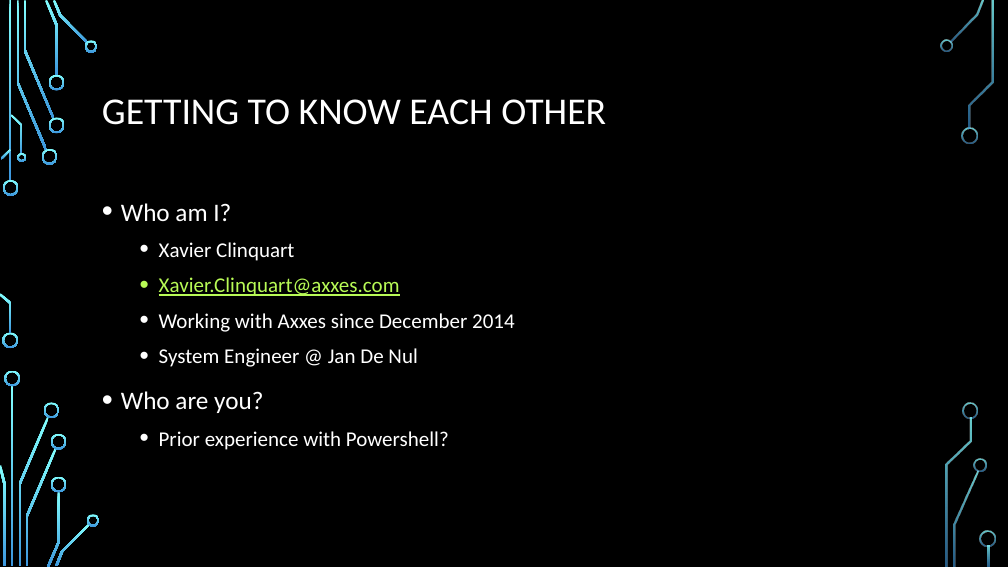
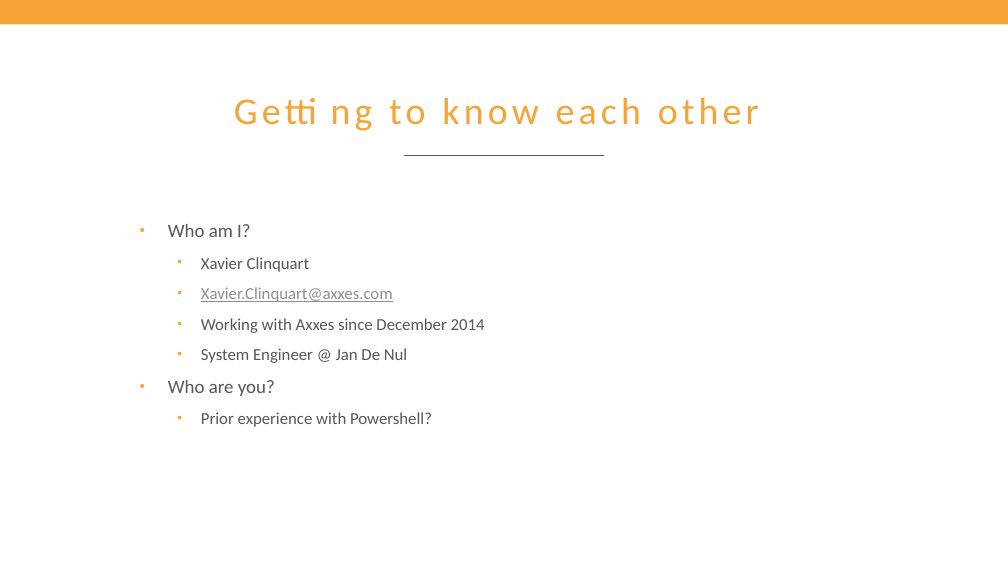
Before and after one commit to Matthias-vdE/Powershell-Course, a slide deck: slide 3 of 2019/Powershell course.pptx. Drawn at 1008x567 pixels with LibreOffice and Linux fonts; fonts in the diff are those of the drawing; background and template pictures are left out. Boxes give left, top, right and bottom in pixels: in the first picture for what was removed or moved away, otherwise in the second. Text is boxed around its words. In the diff, an @@ line names an element or a change of style, - is before the commit and + after.

Commit message:
Applied Axxes style

```diff
--- a/2019/Powershell course.pptx
+++ b/2019/Powershell course.pptx
@@ background picture (left out) to #FFFFFF @@
@@ rectangle added at bbox=[0, 0, 1008, 24], fill #F7A436 @@
@@ title at bbox=[102, 99, 606, 125]: text changed; text colour #FFFFFF to #F7A436 @@
-GETTING TO KNOW EACH OTHER
+Getting to know each other
@@ line added from (405, 156) to (604, 156), #575756 0.75 pt @@
@@ text "Who am I?": place and size @@
-text "Who am I?" at bbox=[121, 203, 515, 450]
+text "Who am I?" at bbox=[168, 224, 485, 427]
@@ text "Who am I?" at bbox=[168, 224, 485, 427]: size 24 to 18 pt in "Who am I?", "Who are you?"; text colour #FFFFFF to #575756 in "Who am I?", "Xavier Clinquart", "Working with Axxes since December 2014", "System Engineer @ Jan De Nul" and 2 more places; size 20 to 16 pt in "Xavier Clinquart", "Xavier.Clinquart@axxes.com", "Working with Axxes since December 2014", "System Engineer @ Jan De Nul" and 1 more places; text colour #B8FA56 to #8F8F8F in "Xavier.Clinquart@axxes.com"; indent changed; line spacing 1.2 to 1; more space between paragraphs @@
@@ group removed at bbox=[0, 0, 996, 567]: 33 freeform shapes, 3 rectangles @@
```
Also in this commit, not shown: 169 other slides changed.
